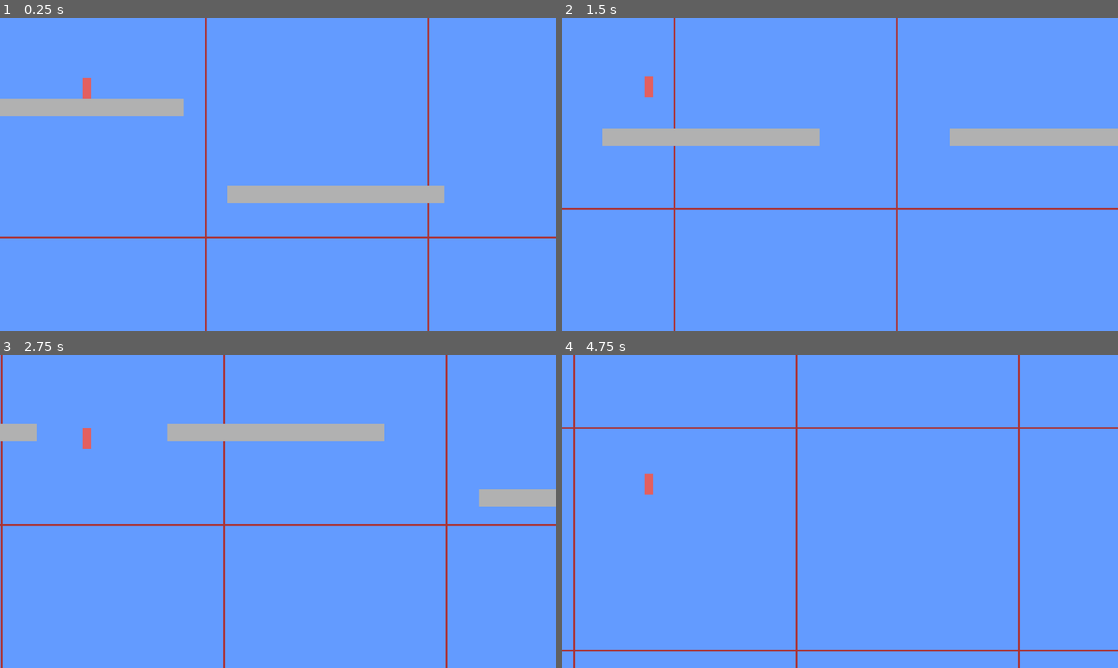
Above: before the commit, frames 1-4 (two rows, left to right).
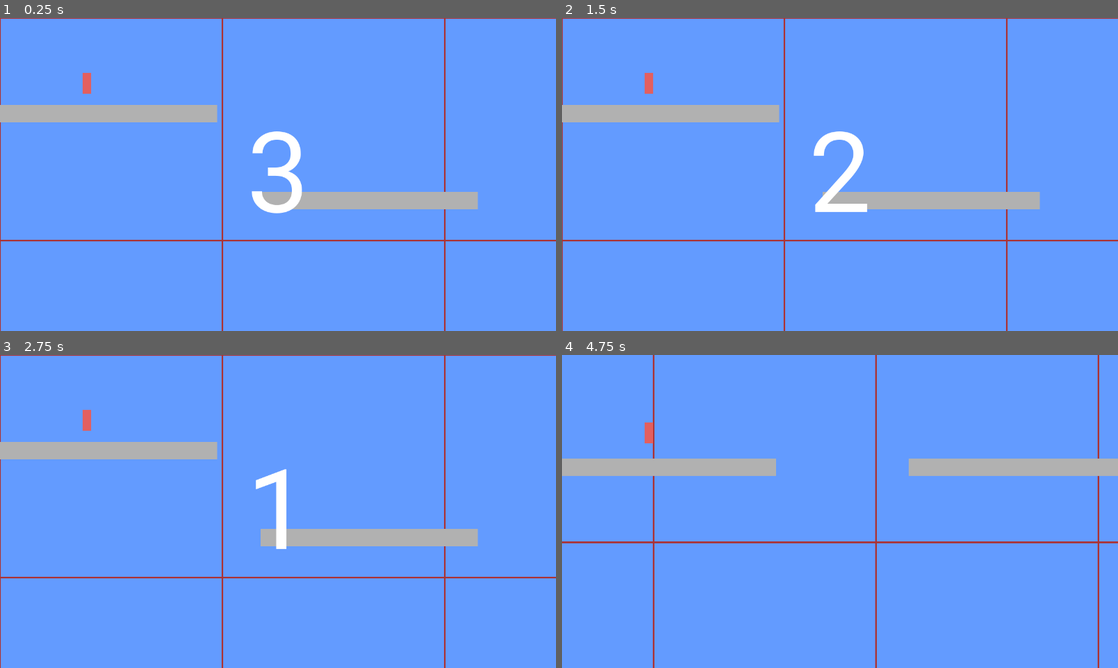
Above: after the commit, the same moments.

Repository: defiant00/math_run
Game: Godot game, scene res://scenes/main.tscn
Same seed, same stepped clock (60 frames per second), same inputs: the game is played once before the commit and once after it.
Inputs:
- Up to frame 1 (0.25 s): no input
- Up to frame 2 (1.5 s): tap Space (jump) at 0.6, 0.77, 1.07, 1.35 s
- Up to frame 3 (2.75 s): tap Space (jump) at 1.52, 1.82, 2.1 s
- Up to frame 4 (4.75 s): tap Space (jump) at 2.85, 3.02, 3.32, 3.6, 3.77, 4.07, 4.35, 4.52 s

The runs differ from the first frame. In frame 1, 7.1% of the frame differs, in the area x 0-100%, y 0-100%; in frame 2, 11%; in frame 3, 11%; in frame 4, 8.1%.

Commit message:
added jump grace and level start countdown

Diff:
--- a/scenes/main.tscn
+++ b/scenes/main.tscn
@@ -1,13 +1,23 @@
-[gd_scene load_steps=4 format=2]
+[gd_scene load_steps=6 format=2]
 
 [ext_resource path="res://scripts/main.gd" type="Script" id=1]
 [ext_resource path="res://scenes/player.tscn" type="PackedScene" id=2]
 [ext_resource path="res://sprites/bg.png" type="Texture" id=3]
 
+[sub_resource type="DynamicFontData" id=1]
+font_path = "res://Roboto-Regular.ttf"
+
+[sub_resource type="DynamicFont" id=2]
+size = 256
+use_filter = true
+font_data = SubResource( 1 )
+
 [node name="Node2D" type="Node2D"]
+pause_mode = 2
 script = ExtResource( 1 )
 
 [node name="Player" parent="." instance=ExtResource( 2 )]
+pause_mode = 1
 position = Vector2( 200, 150 )
 
 [node name="Camera2D" type="Camera2D" parent="Player"]
@@ -26,3 +36,21 @@
 centered = false
 region_enabled = true
 region_rect = Rect2( 0, 0, 4096, 1024 )
+
+[node name="UI" type="CanvasLayer" parent="."]
+
+[node name="Label" type="Label" parent="UI"]
+anchor_right = 1.0
+anchor_bottom = 1.0
+margin_top = -1.39862
+margin_bottom = -1.39862
+custom_fonts/font = SubResource( 2 )
+text = "3"
+align = 1
+valign = 1
+__meta__ = {
+"_edit_use_anchors_": false
+}
+
+[node name="platforms" type="Node" parent="."]
+pause_mode = 1
--- a/scripts/main.gd
+++ b/scripts/main.gd
@@ -5,11 +5,15 @@
 var platforms = []
 var nextHeight = 400
 var spawnCounter = 100
+var startCounter = 4
 
 onready var bg = $ParallaxBackground/ParallaxLayer/bg
+onready var middleText = $UI/Label
+onready var platformContainer = $platforms
 
 # Called when the node enters the scene tree for the first time.
 func _ready():
+	get_tree().paused = true
 	randomize()
 	for i in range(NUM_PLATFORMS):
 		platforms.append(load("res://scenes/platforms/p%s.tscn" % i))
@@ -19,30 +23,52 @@
 func add_platform(index, x, y):
 	var p = platforms[index].instance()
 	p.position = Vector2(x, y)
-	add_child(p)
+	platformContainer.add_child(p)
 	return p.width
 
 func next_height():
 	nextHeight += (randi() % 500) - 100
 
 func _process(delta):
-	# speed up player
-	Status.playerSpeed += delta * 50
-	Status.playerSpeed = min(Status.playerSpeed, Status.MAX_PLAYER_SPEED)
+	if startCounter >= 1:
+		var prior = int(startCounter)
+		startCounter -= delta
+		var cur = int(startCounter)
+		if prior != cur:
+			if cur >= 1:
+				middleText.text = "%s" % cur
+			else:
+				middleText.text = "Go!"
+		if startCounter <= 1:
+			get_tree().paused = false
+	else:
+		# hide Go! label after a second
+		if startCounter > 0:
+			startCounter -= delta
+			if startCounter <= 0:
+				middleText.visible = false
+		# speed up player
+		Status.playerSpeed += delta * 50
+		Status.playerSpeed = min(Status.playerSpeed, Status.MAX_PLAYER_SPEED)
 
-	# move the bg
-	bg.position.x -= Status.playerSpeed * delta * BG_SPEED_MULT
-	while bg.position.x < -1024:
-		bg.position.x += 1024
+		# move the bg
+		bg.position.x -= Status.playerSpeed * delta * BG_SPEED_MULT
+		while bg.position.x < -1024:
+			bg.position.x += 1024
 
-	# spawn platforms
-	spawnCounter -= Status.playerSpeed * delta
-	if spawnCounter < 0:
-		var width = add_platform(randi() % NUM_PLATFORMS, 1300 + spawnCounter, nextHeight)
+		# spawn platforms
+		spawnCounter -= Status.playerSpeed * delta
+		if spawnCounter < 0:
+			var width = add_platform(randi() % NUM_PLATFORMS, 1300 + spawnCounter, nextHeight)
 
-		var cur = nextHeight
-		next_height()
-		var heightChange = nextHeight - cur
+			var cur = nextHeight
+			next_height()
+			var heightChange = nextHeight - cur
 
-		var gap = max((randi() % int(Status.playerSpeed * 0.8 + heightChange) + 20), heightChange)
-		spawnCounter += width + gap
+			var gap = max((randi() % int(Status.playerSpeed * 0.8 + heightChange) + 20), heightChange)
+			spawnCounter += width + gap
+
+
+func _on_start_timer_timeout():
+	print('tick')
+	pass # Replace with function body.
--- a/scripts/player.gd
+++ b/scripts/player.gd
@@ -5,16 +5,24 @@
 const GRAVITY = 2000
 const MAX_FALL_SPEED = 800
 const SNAP_VECTOR = Vector2(0, 8)
+const JUMP_GRACE = 0.1
 
 var snap = false
 var velocity = Vector2()
+var grace_counter = JUMP_GRACE
 
 func _physics_process(delta):
-	if Input.is_action_just_pressed("jump") and snap:
+	if Input.is_action_just_pressed("jump") and (grace_counter >= 0):
 		velocity.y = -JUMP
 		snap = false
+		grace_counter = -1
 	if Input.is_action_just_released("jump"):
 		velocity.y = max(velocity.y, -MIN_JUMP)
+
+	if snap:
+		grace_counter = JUMP_GRACE
+	else:
+		grace_counter -= delta
 
 	velocity.y = min(velocity.y + (GRAVITY * delta), MAX_FALL_SPEED)
 
--- a/scripts/status.gd
+++ b/scripts/status.gd
@@ -3,6 +3,7 @@
 # TODO
 #
 # questions
+# score counter
 # slowdown pickup
 # slow-mo at question
 # menu
@@ -22,6 +23,7 @@
 #		fall
 #		roll
 #	background
+#	background items
 #	slowdown pickup
 #	platforms
 #	question platform
Binary file added: Roboto-Regular.ttf
